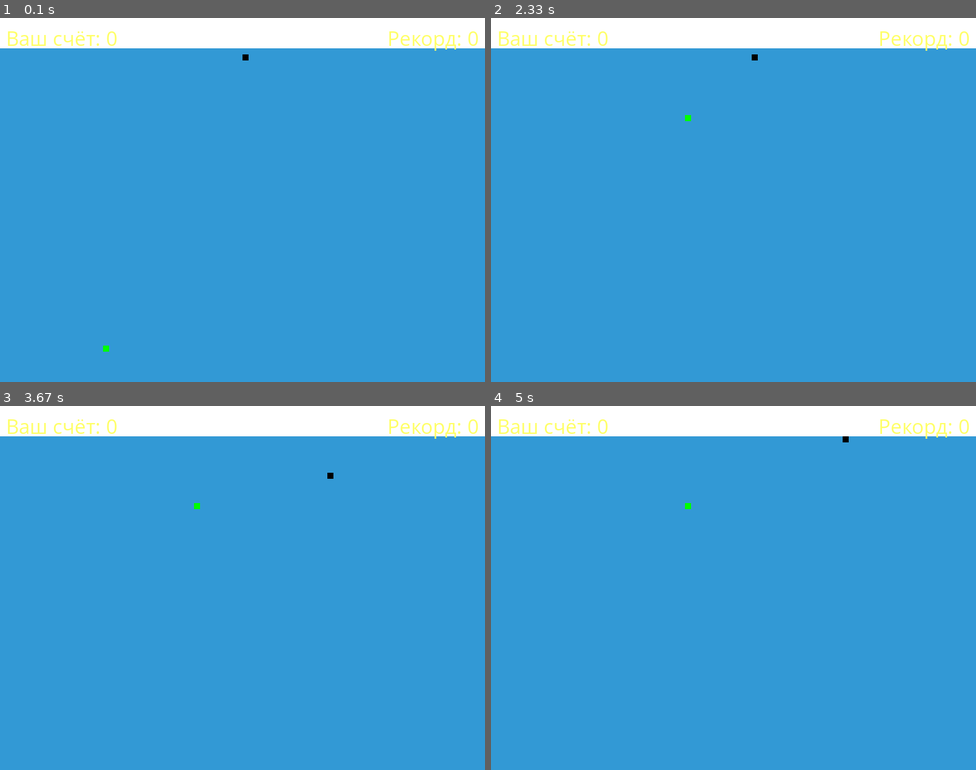
Above: before the commit, frames 1-4 (two rows, left to right).
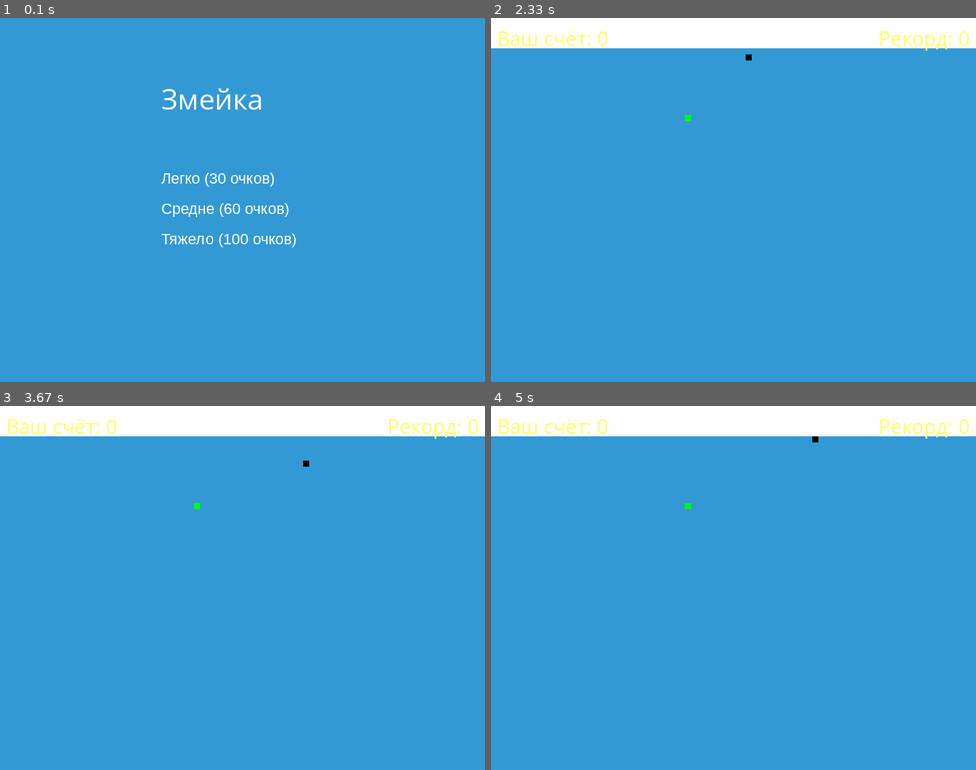
Above: after the commit, the same moments.

Repository: opituf/pygameSnake
Game: pygame game, started from pythonProject/snakegame.py
The game is run twice, just before and just after one commit, with the same random seed, the same clock (stepped at 60 frames per second) and the same inputs.
Inputs (mouse positions are in pixels of both pictures, inside the frame that each line leads up to):
- Up to frame 1 (0.1 s): no input
- Up to frame 2 (2.33 s): click (718, 240) at 0.38 s, where only the run after the commit has a clickable "Тяжело (100 очков)"; hold Right 0.67-1.13 s; move the mouse to (714, 214) at 0.7 s; hold Up 1.17-1.47 s; tap C at 1.5 s; click (709, 178) at 1.88 s, where only the run after the commit has a clickable "Легко (30 очков)"; hold Right from 2.17 s (still down)
- Up to frame 3 (3.67 s): release Right at 2.63 s; hold Down 3.23-3.53 s; hold Left from 3.57 s (still down)
- Up to frame 4 (5 s): release Left at 3.97 s; hold Up 4-4.37 s; hold Right from 4.4 s (still down)

The runs differ from the first frame. In frame 1, 9.7% of the frame differs, in the area x 0-100%, y 0-92%; in frame 2, less than 0.1%; in frame 3, less than 0.1%; in frame 4, less than 0.1%.

Commit message:
добавлено меню с выбором сложности
Co-Authored-By: opituf <121101929+opituf@users.noreply.github.com>

Diff:
--- a/pythonProject/snakegame.py
+++ b/pythonProject/snakegame.py
@@ -29,11 +29,11 @@
 clock = pygame.time.Clock()
 
 snake_block = 10
-snake_speed = 15
 
 # Шрифты
 font_style = pygame.font.SysFont("bahnschrift", 25)
 score_font = pygame.font.SysFont("comicsansms", 35)
+menu_font = pygame.font.SysFont("comicsansms", 50)
 
 # Файл для хранения рекорда
 record_file = 'snake_record.txt'
@@ -65,7 +65,21 @@
     dis.blit(value, [10, 10])
     dis.blit(high_value, [dis_width - high_value.get_width() - 10, 10])
 
-def gameLoop():
+def draw_menu():
+    dis.fill(blue)
+    title = menu_font.render("Змейка", True, white)
+    easy_text = font_style.render("Легко (30 очков)", True, white)
+    medium_text = font_style.render("Средне (60 очков)", True, white)
+    hard_text = font_style.render("Тяжело (100 очков)", True, white)
+
+    dis.blit(title, [dis_width / 3, dis_height / 6])
+    dis.blit(easy_text, [dis_width / 3, dis_height / 2 - 50])
+    dis.blit(medium_text, [dis_width / 3, dis_height / 2])
+    dis.blit(hard_text, [dis_width / 3, dis_height / 2 + 50])
+
+    pygame.display.update()
+
+def gameLoop(difficulty):
     game_over = False
     game_close = False
     win = False
@@ -83,6 +97,18 @@
     foody = round(random.randrange(panel_height, dis_height - snake_block) / 10.0) * 10.0
 
     high_score = get_high_score()
+
+    snake_speed = {
+        'easy': 10,
+        'medium': 15,
+        'hard': 20
+    }[difficulty]
+
+    win_condition = {
+        'easy': 30,
+        'medium': 60,
+        'hard': 100
+    }[difficulty]
 
     while not game_over:
 
@@ -97,7 +123,7 @@
                         game_over = True
                         game_close = False
                     if event.key == pygame.K_c:
-                        gameLoop()
+                        main_menu()
 
         while win == True:
             dis.fill(blue)
@@ -110,7 +136,7 @@
                         game_over = True
                         win = False
                     if event.key == pygame.K_c:
-                        gameLoop()
+                        gameLoop(difficulty)
 
         for event in pygame.event.get():
             if event.type == pygame.QUIT:
@@ -140,7 +166,7 @@
         y1 += y1_change
 
         # Проверка условия победы
-        if Length_of_snake >= 30:
+        if Length_of_snake >= win_condition:
             win = True
             if Length_of_snake - 1 > high_score:
                 save_high_score(Length_of_snake - 1)
@@ -182,4 +208,22 @@
     pygame.quit()
     quit()
 
-gameLoop()
+def main_menu():
+    menu = True
+    while menu:
+        draw_menu()
+        for event in pygame.event.get():
+            if event.type == pygame.QUIT:
+                pygame.quit()
+                quit()
+            if event.type == pygame.MOUSEBUTTONDOWN:
+                mouse_pos = pygame.mouse.get_pos()
+                if dis_width / 3 <= mouse_pos[0] <= dis_width / 3 + 200:
+                    if dis_height / 2 - 50 <= mouse_pos[1] <= dis_height / 2 - 50 + 50:
+                        gameLoop('easy')
+                    elif dis_height / 2 <= mouse_pos[1] <= dis_height / 2 + 50:
+                        gameLoop('medium')
+                    elif dis_height / 2 + 50 <= mouse_pos[1] <= dis_height / 2 + 100:
+                        gameLoop('hard')
+
+main_menu()
